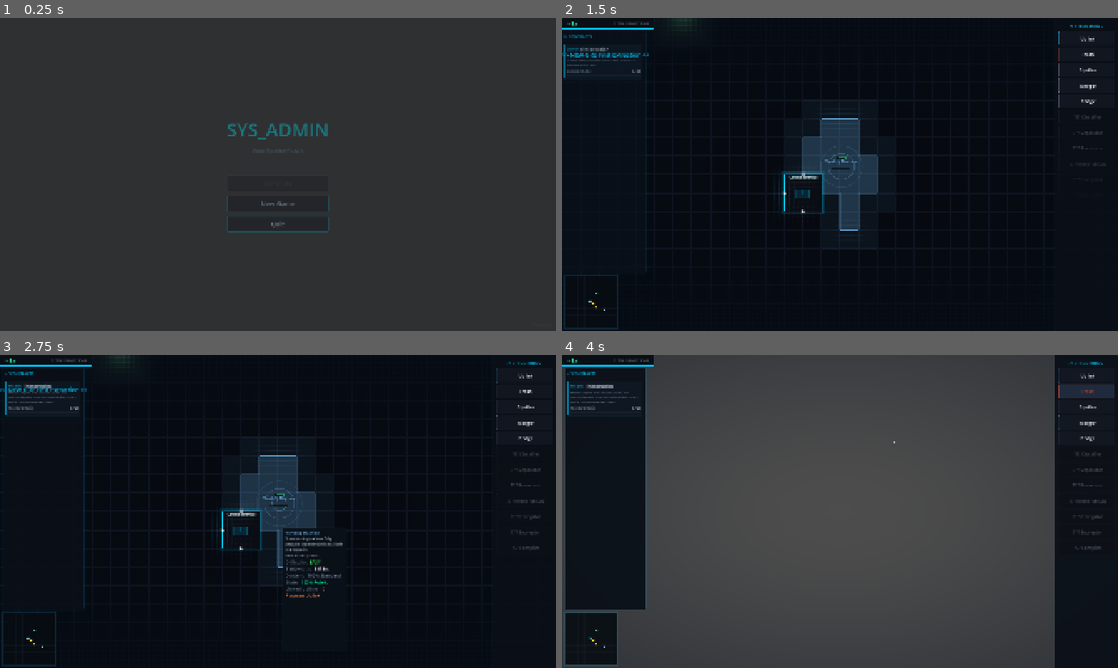
Above: before the commit, frames 1-4 (two rows, left to right).
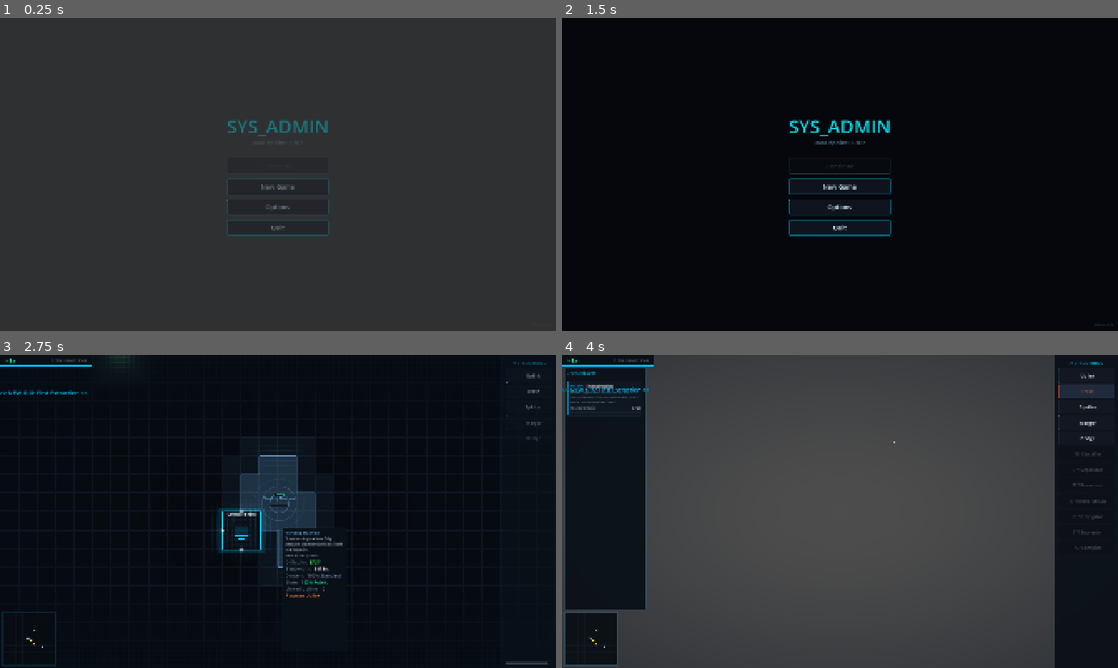
Above: after the commit, the same moments.

Repository: BYGGOLDENSTONE/sys-admin
Game: Godot game, scene res://scenes/ui/main_menu.tscn
The game is run twice, just before and just after one commit, with the same random seed, the same clock (stepped at 60 frames per second) and the same inputs.
Inputs (mouse positions are in pixels of both pictures, inside the frame that each line leads up to):
- Up to frame 1 (0.25 s): no input
- Up to frame 2 (1.5 s): click (840, 205) at 0.5 s, where only the run after the commit has a clickable "Options"; click (840, 243) at 1.25 s, where only the run after the commit has a clickable "Back"
- Up to frame 3 (2.75 s): click (278, 524) at 2 s, where only the run after the commit has a clickable "New Game"
- Up to frame 4 (4 s): tap Enter at 2.75 s; drag from (589, 639) to (895, 442) at 2.77 s; click "Trash" at 3.5 s

The runs differ from the first frame. In frame 1, 1.0% of the frame differs, in the area x 40-60%, y 32-70%; in frame 2, 5.9%, in the area x 0-98%, y 0-100%; in frame 3, 1.6%; in frame 4, 0.1%.

Commit message:
v3.0 Phase I complete — Options Menu + Pause Menu + Tooltip QoL
- Options menu: Master/SFX/Ambient volume sliders + fullscreen toggle
- Settings persist to user://settings.json via SettingsManager
- In-game ESC pause menu: Resume/Options/Save/Quit to Menu
- Options panel reusable in both main menu and pause menu
- SoundManager: SFX volume offset + ambient volume from settings
- Tooltip cleanup: removed Tab hints, Key rule, condensed fuel info
- Shortcut hints updated with ESC
- Phase I all must-do and QoL items checked off

Co-Authored-By: Claude Opus 4.6 <noreply@anthropic.com>

Diff:
--- a/scripts/main.gd
+++ b/scripts/main.gd
@@ -29,12 +29,20 @@
 var _contract_terminal: Node2D = null
 var _tutorial_manager: Node = null
 var _save_manager: Node = null
+var _pause_overlay: CanvasLayer = null
+var _pause_buttons: VBoxContainer = null
+var _pause_options: VBoxContainer = null
+var _is_pause_menu_open: bool = false
+var _was_paused_before_menu: bool = false
 
 ## Set this BEFORE _ready() to load a saved game instead of starting new
 var load_save_data: Dictionary = {}
 
 
 func _ready() -> void:
+	# Apply saved settings (master volume + fullscreen)
+	SettingsManager.apply_all(SettingsManager.get_settings())
+
 	building_panel.building_selected.connect(building_manager.start_placement)
 
 	# Setup tooltip
@@ -183,11 +191,21 @@
 	# Start autosave
 	_save_manager.setup_autosave()
 
+	# Setup in-game pause menu (ESC)
+	_setup_pause_menu()
+
 	print("[Main] SYS_ADMIN initialized — %s" % ("loaded save" if is_loading else "new game"))
 
 
 func _unhandled_input(event: InputEvent) -> void:
 	if not (event is InputEventKey and event.pressed):
+		return
+	# ESC: toggle pause menu (always available)
+	if event.keycode == KEY_ESCAPE:
+		_toggle_pause_menu()
+		return
+	# Block all other input when pause menu is open
+	if _is_pause_menu_open:
 		return
 	if event.ctrl_pressed:
 		match event.keycode:
@@ -264,7 +282,7 @@
 
 func _setup_shortcut_hints() -> void:
 	_shortcut_hints = Label.new()
-	_shortcut_hints.text = "SPACE Pause  //  1/2/3 Speed  //  G Contracts  //  Ctrl+S Save  //  Ctrl+Z Undo  //  H Hide"
+	_shortcut_hints.text = "ESC Menu  //  SPACE Pause  //  1/2/3 Speed  //  G Contracts  //  Ctrl+S Save  //  Ctrl+Z Undo  //  H Hide"
 	_shortcut_hints.add_theme_font_size_override("font_size", 12)
 	_shortcut_hints.add_theme_color_override("font_color", Color(0.4, 0.6, 0.7, 0.6))
 	_shortcut_hints.horizontal_alignment = HORIZONTAL_ALIGNMENT_CENTER
@@ -560,3 +578,155 @@
 	_top_bar.set_dev_visible(_dev_mode)
 	_fog_layer.visible = not _dev_mode
 	print("[Main] Dev mode: %s" % ("ON" if _dev_mode else "OFF"))
+
+
+# --- Pause Menu ---
+
+func _setup_pause_menu() -> void:
+	_pause_overlay = CanvasLayer.new()
+	_pause_overlay.layer = 100
+	_pause_overlay.visible = false
+	add_child(_pause_overlay)
+
+	# Dark overlay (blocks mouse input to game)
+	var bg := ColorRect.new()
+	bg.color = Color(0.01, 0.02, 0.04, 0.75)
+	bg.set_anchors_preset(Control.PRESET_FULL_RECT)
+	bg.mouse_filter = Control.MOUSE_FILTER_STOP
+	_pause_overlay.add_child(bg)
+
+	var center := CenterContainer.new()
+	center.set_anchors_preset(Control.PRESET_FULL_RECT)
+	_pause_overlay.add_child(center)
+
+	var main_box := VBoxContainer.new()
+	main_box.alignment = BoxContainer.ALIGNMENT_CENTER
+	main_box.add_theme_constant_override("separation", 0)
+	center.add_child(main_box)
+
+	# PAUSED title
+	var title := Label.new()
+	title.text = "PAUSED"
+	title.add_theme_font_size_override("font_size", 36)
+	title.add_theme_color_override("font_color", Color(0.0, 0.85, 0.9))
+	title.horizontal_alignment = HORIZONTAL_ALIGNMENT_CENTER
+	main_box.add_child(title)
+
+	var spacer := Control.new()
+	spacer.custom_minimum_size = Vector2(0, 24)
+	main_box.add_child(spacer)
+
+	# Pause buttons
+	_pause_buttons = VBoxContainer.new()
+	_pause_buttons.add_theme_constant_override("separation", 12)
+	_pause_buttons.alignment = BoxContainer.ALIGNMENT_CENTER
+	main_box.add_child(_pause_buttons)
+
+	var resume_btn := _create_pause_button("Resume")
+	resume_btn.pressed.connect(_close_pause_menu)
+	_pause_buttons.add_child(resume_btn)
+
+	var options_btn := _create_pause_button("Options")
+	options_btn.pressed.connect(_show_pause_options)
+	_pause_buttons.add_child(options_btn)
+
+	var save_btn := _create_pause_button("Save Game")
+	save_btn.pressed.connect(_on_pause_save)
+	_pause_buttons.add_child(save_btn)
+
+	var quit_btn := _create_pause_button("Quit to Menu")
+	quit_btn.pressed.connect(_on_pause_quit)
+	_pause_buttons.add_child(quit_btn)
+
+	# Options sub-panel (hidden, swaps with buttons)
+	var OptionsPanelScript = preload("res://scripts/ui/options_panel.gd")
+	_pause_options = VBoxContainer.new()
+	_pause_options.set_script(OptionsPanelScript)
+	_pause_options.visible = false
+	_pause_options.back_pressed.connect(_hide_pause_options)
+	_pause_options.settings_changed.connect(_on_settings_changed)
+	main_box.add_child(_pause_options)
+
+
+func _create_pause_button(text: String) -> Button:
+	var btn := Button.new()
+	btn.text = text
+	btn.custom_minimum_size = Vector2(260, 46)
+	btn.add_theme_font_size_override("font_size", 20)
+	var style := StyleBoxFlat.new()
+	style.bg_color = Color(0.05, 0.07, 0.1, 0.9)
+	style.border_color = Color(0.0, 0.7, 0.8, 0.5)
+	style.set_border_width_all(2)
+	style.set_corner_radius_all(4)
+	style.set_content_margin_all(10)
+	btn.add_theme_stylebox_override("normal", style)
+	var hover := style.duplicate()
+	hover.bg_color = Color(0.07, 0.1, 0.16, 0.95)
+	hover.border_color = Color(0.0, 0.9, 1.0, 0.9)
+	btn.add_theme_stylebox_override("hover", hover)
+	var pressed := style.duplicate()
+	pressed.bg_color = Color(0.03, 0.05, 0.08, 1.0)
+	pressed.border_color = Color(0.0, 1.0, 1.0, 1.0)
+	btn.add_theme_stylebox_override("pressed", pressed)
+	btn.add_theme_color_override("font_color", Color(0.8, 0.9, 0.95))
+	btn.add_theme_color_override("font_hover_color", Color(0.0, 1.0, 1.0))
+	btn.add_theme_color_override("font_pressed_color", Color(1.0, 1.0, 1.0))
+	return btn
+
+
+func _toggle_pause_menu() -> void:
+	if _is_pause_menu_open:
+		_close_pause_menu()
+	else:
+		_open_pause_menu()
+
+
+func _open_pause_menu() -> void:
+	_is_pause_menu_open = true
+	_was_paused_before_menu = simulation_manager.is_paused
+	if not simulation_manager.is_paused:
+		simulation_manager.toggle_pause()
+	_pause_overlay.visible = true
+	_pause_buttons.visible = true
+	_pause_options.visible = false
+
+
+func _close_pause_menu() -> void:
+	_is_pause_menu_open = false
+	_pause_overlay.visible = false
+	_pause_buttons.visible = true
+	_pause_options.visible = false
+	if not _was_paused_before_menu and simulation_manager.is_paused:
+		simulation_manager.toggle_pause()
+
+
+func _show_pause_options() -> void:
+	_pause_buttons.visible = false
+	_pause_options.visible = true
+
+
+func _hide_pause_options() -> void:
+	_pause_options.visible = false
+	_pause_buttons.visible = true
+	if _sound_manager:
+		_sound_manager.apply_settings()
+
+
+func _on_pause_save() -> void:
+	if _save_manager:
+		_save_manager.save_game()
+	_show_gig_notification("GAME SAVED", Color("#44ddff"))
+
+
+func _on_pause_quit() -> void:
+	if _save_manager:
+		_save_manager.autosave()
+	var menu_scene := load("res://scenes/ui/main_menu.tscn") as PackedScene
+	var menu := menu_scene.instantiate()
+	get_tree().root.add_child(menu)
+	queue_free()
+
+
+func _on_settings_changed() -> void:
+	if _sound_manager:
+		_sound_manager.apply_settings()
--- /dev/null
+++ b/scripts/settings_manager.gd
@@ -0,0 +1,70 @@
+class_name SettingsManager
+extends RefCounted
+
+## Persistent user settings — audio volumes and display options.
+## Stored as JSON in user://settings.json.
+
+const SETTINGS_PATH: String = "user://settings.json"
+static var _cache: Dictionary = {}
+
+
+static func get_settings() -> Dictionary:
+	if not _cache.is_empty():
+		return _cache
+	_cache = _load_from_disk()
+	return _cache
+
+
+static func save(data: Dictionary) -> void:
+	_cache = data
+	var file := FileAccess.open(SETTINGS_PATH, FileAccess.WRITE)
+	if file == null:
+		push_warning("[Settings] Cannot write settings")
+		return
+	file.store_string(JSON.stringify(data, "\t"))
+	file.close()
+	print("[Settings] Saved")
+
+
+static func apply_all(settings: Dictionary) -> void:
+	## Apply master volume and display settings globally.
+	var master: int = clampi(int(settings.get("master_volume", 80)), 0, 100)
+	if master == 0:
+		AudioServer.set_bus_mute(0, true)
+	else:
+		AudioServer.set_bus_mute(0, false)
+		AudioServer.set_bus_volume_db(0, linear_to_db(master / 100.0))
+
+	var fs: bool = settings.get("fullscreen", false)
+	if fs:
+		DisplayServer.window_set_mode(DisplayServer.WINDOW_MODE_FULLSCREEN)
+	else:
+		DisplayServer.window_set_mode(DisplayServer.WINDOW_MODE_WINDOWED)
+
+
+static func _load_from_disk() -> Dictionary:
+	var defaults := _defaults()
+	if not FileAccess.file_exists(SETTINGS_PATH):
+		return defaults.duplicate()
+	var file := FileAccess.open(SETTINGS_PATH, FileAccess.READ)
+	if file == null:
+		return defaults.duplicate()
+	var json := JSON.new()
+	if json.parse(file.get_as_text()) != OK:
+		file.close()
+		return defaults.duplicate()
+	file.close()
+	var data: Dictionary = json.data
+	for key in defaults:
+		if not data.has(key):
+			data[key] = defaults[key]
+	return data
+
+
+static func _defaults() -> Dictionary:
+	return {
+		"master_volume": 80,
+		"sfx_volume": 80,
+		"ambient_volume": 50,
+		"fullscreen": false,
+	}
--- a/scripts/sound_manager.gd
+++ b/scripts/sound_manager.gd
@@ -5,9 +5,11 @@
 var _sfx_players: Array[AudioStreamPlayer] = []
 var _ambient_player: AudioStreamPlayer = null
 var _sounds: Dictionary = {}
+var _sfx_volume_offset: float = 0.0
 
 const SFX_POOL_SIZE: int = 8
 const SAMPLE_RATE: int = 22050
+const AMBIENT_BASE_DB: float = -18.0
 
 
 func _ready() -> void:
@@ -16,10 +18,11 @@
 		add_child(p)
 		_sfx_players.append(p)
 	_ambient_player = AudioStreamPlayer.new()
-	_ambient_player.volume_db = -18.0
+	_ambient_player.volume_db = AMBIENT_BASE_DB
 	add_child(_ambient_player)
 	_generate_sounds()
 	_start_ambient()
+	apply_settings()
 
 
 func play(sound_name: String, volume_db: float = -6.0, pitch_variance: float = 0.05) -> void:
@@ -29,7 +32,7 @@
 	if player == null:
 		return
 	player.stream = _sounds[sound_name]
-	player.volume_db = volume_db
+	player.volume_db = volume_db + _sfx_volume_offset
 	player.pitch_scale = 1.0 + randf_range(-pitch_variance, pitch_variance)
 	player.play()
 
@@ -82,6 +85,22 @@
 
 func set_ambient_volume(db: float) -> void:
 	_ambient_player.volume_db = db
+
+
+func apply_settings() -> void:
+	## Read SFX and ambient volumes from SettingsManager and apply.
+	var settings := SettingsManager.get_settings()
+	var sfx_pct: int = clampi(int(settings.get("sfx_volume", 80)), 0, 100)
+	if sfx_pct > 0:
+		_sfx_volume_offset = linear_to_db(sfx_pct / 100.0)
+	else:
+		_sfx_volume_offset = -80.0
+	var ambient_pct: int = clampi(int(settings.get("ambient_volume", 50)), 0, 100)
+	if ambient_pct > 0:
+		_ambient_player.volume_db = AMBIENT_BASE_DB + linear_to_db(ambient_pct / 100.0)
+	else:
+		_ambient_player.volume_db = -80.0
+	print("[SoundManager] Settings applied — SFX offset: %.1f dB, Ambient: %.1f dB" % [_sfx_volume_offset, _ambient_player.volume_db])
 
 
 # --- Player pool ---
--- a/scripts/ui/building_tooltip.gd
+++ b/scripts/ui/building_tooltip.gd
@@ -139,7 +139,6 @@
 		var filter_name: String = DataEnums.content_name(b.classifier_filter_content)
 		lines.append(_stat("Right Port →", "[color=#44ff88]%s[/color]" % filter_name))
 		lines.append(_stat("Bottom Port →", "All other content"))
-		lines.append(_stat("", "[color=#668899](Tab to cycle filter)[/color]"))
 	if def.producer:
 		lines.append(_stat("Processing", "%d production/tick" % int(b.get_effective_value("processing_rate"))))
 		var tier_names: Array[String] = ["T1 Key", "T2 Strong Key", "T3 Master Key"]
@@ -151,8 +150,7 @@
 		if b.selected_tier >= 3 and def.producer.tier3_extra_content >= 0:
 			recipe += " + [color=#ff33aa]%d MB %s[/color]" % [def.producer.tier3_extra_amount, DataEnums.content_name(def.producer.tier3_extra_content)]
 		lines.append(_stat("Recipe", recipe))
-		if def.producer.max_tier > 1:
-			lines.append(_stat("", "[color=#668899](Tab to cycle tier)[/color]"))
+		# Tier cycle hint removed — taught in tutorial
 		var research_key: String = DataEnums.make_key(def.producer.input_content, def.producer.input_state)
 		var stored_research: int = b.stored_data.get(research_key, 0)
 		if stored_research > 0:
@@ -164,10 +162,7 @@
 			lines.append(_stat("Left Port ←", "[color=#ff8844]Corrupted[/color] data"))
 			var fuel_tags: Array[int] = def.dual_input.required_fuel_tags
 			if fuel_tags.size() >= 3:
-				lines.append(_stat("Top Port ←", "Same-type fuel:"))
-				lines.append(_stat("  T1", "[color=#44ff88]Public[/color]"))
-				lines.append(_stat("  T2", "[color=#44aaff]Decrypted[/color]"))
-				lines.append(_stat("  T3", "[color=#44aaff]Decrypted·Encrypted[/color]"))
+				lines.append(_stat("Top Port ←", "Fuel: [color=#44ff88]Public[/color] / [color=#44aaff]Decrypted[/color] / [color=#44aaff]Dec·Enc[/color]"))
 			else:
 				lines.append(_stat("Top Port ←", "Same-type [color=#44ff88]Public[/color] data (fuel)"))
 			lines.append(_stat("Output →", "[color=#44ff88]Recovered[/color] (content preserved)"))
@@ -182,7 +177,6 @@
 			lines.append(_stat("Left Port ←", "[color=#44aaff]Encrypted[/color] data"))
 			lines.append(_stat("Top Port ←", "[color=#ffaa00]Key[/color] (tier must match data)"))
 			lines.append(_stat("Output →", "[color=#44ff88]Decrypted[/color] (content preserved)"))
-			lines.append(_stat("Key rule", "T1 data → T1 Key, T2 → T2, T3 → T3"))
 		# Show stored fuel/keys (per tier)
 		if not def.dual_input.fuel_matches_content:
 			var key_parts: PackedStringArray = []
@@ -223,7 +217,6 @@
 				filter_name = DataEnums.state_name(b.separator_filter_value)
 			lines.append(_stat("Right Port →", "[color=#44ff88]%s[/color]" % filter_name))
 			lines.append(_stat("Bottom Port →", "All other data"))
-			lines.append(_stat("", "[color=#668899](Tab to cycle filter)[/color]"))
 		elif def.processor.rule == "trash":
 			lines.append(_stat("Input", "All data types"))
 			lines.append(_stat("Mode", "Instant destruction"))
--- a/scripts/ui/main_menu.gd
+++ b/scripts/ui/main_menu.gd
@@ -9,10 +9,16 @@
 
 var _continue_btn: Button = null
 var _new_game_btn: Button = null
+var _options_btn: Button = null
 var _quit_btn: Button = null
+var _button_vbox: VBoxContainer = null
+var _options_panel: VBoxContainer = null
 
 
 func _ready() -> void:
+	# Apply saved settings on startup
+	SettingsManager.apply_all(SettingsManager.get_settings())
+
 	_build_ui()
 	_update_continue_state()
 	# Fade in
@@ -33,10 +39,10 @@
 	center.set_anchors_preset(Control.PRESET_FULL_RECT)
 	add_child(center)
 
-	var vbox := VBoxContainer.new()
-	vbox.add_theme_constant_override("separation", 16)
-	vbox.alignment = BoxContainer.ALIGNMENT_CENTER
-	center.add_child(vbox)
+	var main_box := VBoxContainer.new()
+	main_box.add_theme_constant_override("separation", 0)
+	main_box.alignment = BoxContainer.ALIGNMENT_CENTER
+	center.add_child(main_box)
 
 	# Title
 	var title := Label.new()
@@ -44,7 +50,7 @@
 	title.add_theme_font_size_override("font_size", 64)
 	title.add_theme_color_override("font_color", Color(0.0, 0.85, 0.9, 1.0))
 	title.horizontal_alignment = HORIZONTAL_ALIGNMENT_CENTER
-	vbox.add_child(title)
+	main_box.add_child(title)
 
 	# Subtitle
 	var subtitle := Label.new()
@@ -52,25 +58,42 @@
 	subtitle.add_theme_font_size_override("font_size", 18)
 	subtitle.add_theme_color_override("font_color", Color(0.4, 0.55, 0.65, 0.7))
 	subtitle.horizontal_alignment = HORIZONTAL_ALIGNMENT_CENTER
-	vbox.add_child(subtitle)
+	main_box.add_child(subtitle)
 
 	# Spacer
 	var spacer := Control.new()
 	spacer.custom_minimum_size = Vector2(0, 40)
-	vbox.add_child(spacer)
-
-	# Buttons
+	main_box.add_child(spacer)
+
+	# Menu buttons
+	_button_vbox = VBoxContainer.new()
+	_button_vbox.add_theme_constant_override("separation", 16)
+	_button_vbox.alignment = BoxContainer.ALIGNMENT_CENTER
+	main_box.add_child(_button_vbox)
+
 	_continue_btn = _create_menu_button("Continue")
 	_continue_btn.pressed.connect(_on_continue)
-	vbox.add_child(_continue_btn)
+	_button_vbox.add_child(_continue_btn)
 
 	_new_game_btn = _create_menu_button("New Game")
 	_new_game_btn.pressed.connect(_on_new_game)
-	vbox.add_child(_new_game_btn)
+	_button_vbox.add_child(_new_game_btn)
+
+	_options_btn = _create_menu_button("Options")
+	_options_btn.pressed.connect(_on_options)
+	_button_vbox.add_child(_options_btn)
 
 	_quit_btn = _create_menu_button("Quit")
 	_quit_btn.pressed.connect(_on_quit)
-	vbox.add_child(_quit_btn)
+	_button_vbox.add_child(_quit_btn)
+
+	# Options panel (hidden, replaces buttons when active)
+	var OptionsPanelScript = preload("res://scripts/ui/options_panel.gd")
+	_options_panel = VBoxContainer.new()
+	_options_panel.set_script(OptionsPanelScript)
+	_options_panel.visible = false
+	_options_panel.back_pressed.connect(_on_options_back)
+	main_box.add_child(_options_panel)
 
 	# Version label
 	var version_lbl := Label.new()
@@ -151,6 +174,16 @@
 	_transition_to_game({})
 
 
+func _on_options() -> void:
+	_button_vbox.visible = false
+	_options_panel.visible = true
+
+
+func _on_options_back() -> void:
+	_options_panel.visible = false
+	_button_vbox.visible = true
+
+
 func _on_quit() -> void:
 	get_tree().quit()
 
@@ -159,6 +192,7 @@
 	# Disable buttons during transition
 	_continue_btn.disabled = true
 	_new_game_btn.disabled = true
+	_options_btn.disabled = true
 	_quit_btn.disabled = true
 
 	# Fade out
--- /dev/null
+++ b/scripts/ui/options_panel.gd
@@ -0,0 +1,208 @@
+extends VBoxContainer
+
+## Reusable options panel — audio volume sliders + fullscreen toggle.
+## Used in both Main Menu and in-game Pause Menu.
+
+signal settings_changed()
+signal back_pressed()
+
+var _master_slider: HSlider = null
+var _sfx_slider: HSlider = null
+var _ambient_slider: HSlider = null
+var _fullscreen_check: CheckButton = null
+var _master_lbl: Label = null
+var _sfx_lbl: Label = null
+var _ambient_lbl: Label = null
+
+
+func _ready() -> void:
+	_build()
+
+
+func _build() -> void:
+	add_theme_constant_override("separation", 14)
+	custom_minimum_size = Vector2(340, 0)
+
+	# Header
+	var header := Label.new()
+	header.text = "OPTIONS"
+	header.add_theme_font_size_override("font_size", 26)
+	header.add_theme_color_override("font_color", Color(0.0, 0.85, 0.9))
+	header.horizontal_alignment = HORIZONTAL_ALIGNMENT_CENTER
+	add_child(header)
+
+	var sep := HSeparator.new()
+	sep.modulate = Color(0.0, 0.7, 0.8, 0.4)
+	add_child(sep)
+
+	# Audio section
+	var audio_label := Label.new()
+	audio_label.text = "AUDIO"
+	audio_label.add_theme_font_size_override("font_size", 14)
+	audio_label.add_theme_color_override("font_color", Color(0.4, 0.55, 0.65, 0.7))
+	add_child(audio_label)
+
+	var settings := SettingsManager.get_settings()
+
+	var master_row := _create_slider_row("Master", int(settings.get("master_volume", 80)))
+	_master_slider = master_row.slider
+	_master_lbl = master_row.value_label
+	_master_slider.value_changed.connect(_on_master_changed)
+	add_child(master_row.container)
+
+	var sfx_row := _create_slider_row("SFX", int(settings.get("sfx_volume", 80)))
+	_sfx_slider = sfx_row.slider
+	_sfx_lbl = sfx_row.value_label
+	_sfx_slider.value_changed.connect(_on_sfx_changed)
+	add_child(sfx_row.container)
+
+	var ambient_row := _create_slider_row("Ambient", int(settings.get("ambient_volume", 50)))
+	_ambient_slider = ambient_row.slider
+	_ambient_lbl = ambient_row.value_label
+	_ambient_slider.value_changed.connect(_on_ambient_changed)
+	add_child(ambient_row.container)
+
+	# Display section
+	var sep2 := HSeparator.new()
+	sep2.modulate = Color(0.0, 0.7, 0.8, 0.4)
+	add_child(sep2)
+
+	var display_label := Label.new()
+	display_label.text = "DISPLAY"
+	display_label.add_theme_font_size_override("font_size", 14)
+	display_label.add_theme_color_override("font_color", Color(0.4, 0.55, 0.65, 0.7))
+	add_child(display_label)
+
+	_fullscreen_check = CheckButton.new()
+	_fullscreen_check.text = "Fullscreen"
+	_fullscreen_check.add_theme_font_size_override("font_size", 16)
+	_fullscreen_check.add_theme_color_override("font_color", Color(0.7, 0.8, 0.85))
+	_fullscreen_check.button_pressed = settings.get("fullscreen", false)
+	_fullscreen_check.toggled.connect(_on_setting_changed)
+	add_child(_fullscreen_check)
+
+	# Spacer + Back
+	var spacer := Control.new()
+	spacer.custom_minimum_size = Vector2(0, 8)
+	add_child(spacer)
+
+	var back_btn := _create_back_button()
+	back_btn.pressed.connect(_on_back)
+	add_child(back_btn)
+
+
+func _create_slider_row(label_text: String, initial: int) -> Dictionary:
+	var hbox := HBoxContainer.new()
+	hbox.add_theme_constant_override("separation", 10)
+
+	var label := Label.new()
+	label.text = label_text
+	label.add_theme_font_size_override("font_size", 15)
+	label.add_theme_color_override("font_color", Color(0.65, 0.75, 0.82))
+	label.custom_minimum_size = Vector2(80, 0)
+	hbox.add_child(label)
+
+	var slider := HSlider.new()
+	slider.min_value = 0
+	slider.max_value = 100
+	slider.step = 5
+	slider.value = initial
+	slider.custom_minimum_size = Vector2(160, 0)
+	slider.size_flags_horizontal = Control.SIZE_EXPAND_FILL
+	_style_slider(slider)
+	hbox.add_child(slider)
+
+	var val_label := Label.new()
+	val_label.text = "%d%%" % initial
+	val_label.add_theme_font_size_override("font_size", 14)
+	val_label.add_theme_color_override("font_color", Color(0.5, 0.7, 0.8))
+	val_label.custom_minimum_size = Vector2(48, 0)
+	val_label.horizontal_alignment = HORIZONTAL_ALIGNMENT_RIGHT
+	hbox.add_child(val_label)
+
+	return {"container": hbox, "slider": slider, "value_label": val_label}
+
+
+func _style_slider(slider: HSlider) -> void:
+	var track := StyleBoxFlat.new()
+	track.bg_color = Color(0.08, 0.1, 0.14)
+	track.set_corner_radius_all(3)
+	track.content_margin_top = 4
+	track.content_margin_bottom = 4
+	slider.add_theme_stylebox_override("slider", track)
+
+	var grab := StyleBoxFlat.new()
+	grab.bg_color = Color(0.0, 0.6, 0.7, 0.8)
+	grab.set_corner_radius_all(3)
+	grab.content_margin_top = 4
+	grab.content_margin_bottom = 4
+	slider.add_theme_stylebox_override("grabber_area", grab)
+
+	var grab_hl := grab.duplicate()
+	grab_hl.bg_color = Color(0.0, 0.8, 0.9, 0.9)
+	slider.add_theme_stylebox_override("grabber_area_highlight", grab_hl)
+
+
+func _create_back_button() -> Button:
+	var btn := Button.new()
+	btn.text = "Back"
+	btn.custom_minimum_size = Vector2(280, 44)
+	btn.add_theme_font_size_override("font_size", 20)
+	var style := StyleBoxFlat.new()
+	style.bg_color = Color(0.06, 0.08, 0.12, 0.9)
+	style.border_color = Color(0.0, 0.7, 0.8, 0.6)
+	style.set_border_width_all(2)
+	style.set_corner_radius_all(4)
+	style.set_content_margin_all(10)
+	btn.add_theme_stylebox_override("normal", style)
+	var hover := style.duplicate()
+	hover.bg_color = Color(0.08, 0.12, 0.18, 0.95)
+	hover.border_color = Color(0.0, 0.9, 1.0, 0.9)
+	btn.add_theme_stylebox_override("hover", hover)
+	var pressed := style.duplicate()
+	pressed.bg_color = Color(0.04, 0.06, 0.1, 1.0)
+	pressed.border_color = Color(0.0, 1.0, 1.0, 1.0)
+	btn.add_theme_stylebox_override("pressed", pressed)
+	btn.add_theme_color_override("font_color", Color(0.8, 0.9, 0.95))
+	btn.add_theme_color_override("font_hover_color", Color(0.0, 1.0, 1.0))
+	btn.add_theme_color_override("font_pressed_color", Color(1.0, 1.0, 1.0))
+	return btn
+
+
+func _on_master_changed(val: float) -> void:
+	_master_lbl.text = "%d%%" % int(val)
+	_apply_live()
+
+
+func _on_sfx_changed(val: float) -> void:
+	_sfx_lbl.text = "%d%%" % int(val)
+	_apply_live()
+
+
+func _on_ambient_changed(val: float) -> void:
+	_ambient_lbl.text = "%d%%" % int(val)
+	_apply_live()
+
+
+func _on_setting_changed(_value) -> void:
+	_apply_live()
+
+
+func _apply_live() -> void:
+	var data := _gather()
+	SettingsManager.apply_all(data)
+	settings_changed.emit()
+
+
+func _on_back() -> void:
+	SettingsManager.save(_gather())
+	back_pressed.emit()
+
+
+func _gather() -> Dictionary:
+	return {
+		"master_volume": int(_master_slider.value),
+		"sfx_volume": int(_sfx_slider.value),
+		"ambient_volume": int(_ambient_slider.value),
+		"fullscreen": _fullscreen_check.button_pressed,
+	}
Not shown, changed: CLAUDE.md
